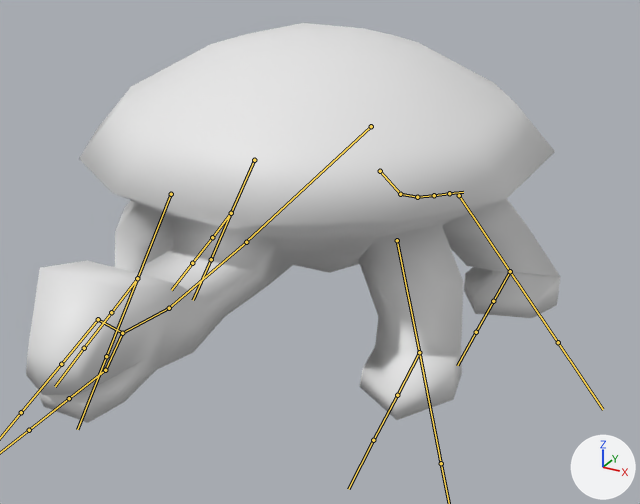
Two versions of the FBX model GDC GJ Jam/Assets/Models/turtle.fbx, one commit apart.
Before and after are seen from a 50 mm camera at (3.73, -6.71, 3.81) aimed at (0.2, -0.3, 0.61). Lighting does not change. The marker at lower right points along +X, +Y and +Z. The bones that bend it are drawn over the model as lines.

Objects in the first picture: 'Tortoise'.
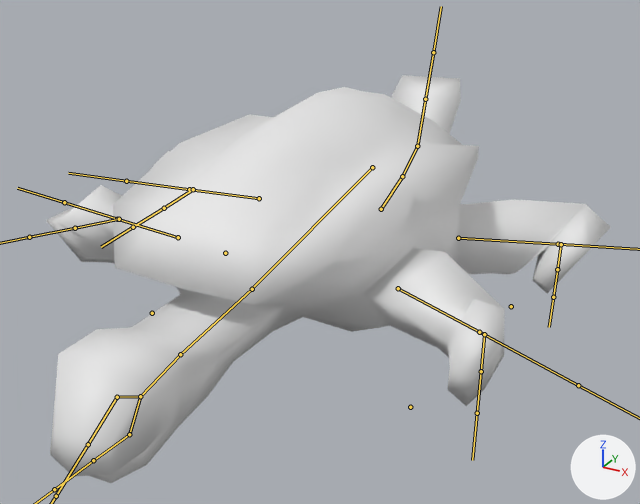
The newer file adds an action. The first version stands in its rest pose; the second is drawn at frame 40 of the action 'Armature|Death'.

Location of each change, [x1, y1, x2, y2] in pixels of the pictures (640 x 504 px):
'Tortoise', posed
    before: [26, 23, 560, 423]
    after: [46, 75, 611, 483]
bone 'body', root to tip
    before: (371, 126) to (246, 241)
    after: (372, 167) to (252, 288)
bone 'lower_neck', root to tip
    before: (246, 242) to (169, 308)
    after: (252, 289) to (180, 354)
bone 'upper_neck', root to tip
    before: (169, 308) to (122, 333)
    after: (180, 354) to (140, 396)
bone 'u_jaw', root to tip
    before: (98, 319) to (61, 364)
    after: (117, 397) to (88, 444)
bone 'l_jaw', root to tip
    before: (105, 370) to (69, 398)
    after: (129, 434) to (93, 460)
bone 'f_leg.L', root to tip
    before: (397, 240) to (419, 352)
    after: (398, 288) to (479, 332)
bone 'r_leg.L', root to tip
    before: (459, 195) to (510, 271)
    after: (458, 238) to (558, 244)
bone 'tail_base', root to tip
    before: (380, 171) to (400, 194)
    after: (381, 209) to (402, 176)
bone 'tail_tip', root to tip
    before: (417, 197) to (434, 195)
    after: (417, 146) to (425, 99)
bone 'f_IK.L', root to tip
    before: (419, 352) to (420, 352)
    after: (410, 407) to (411, 406)
bone 'f_foot.L', root to tip
    before: (419, 352) to (397, 395)
    after: (484, 334) to (481, 371)
bone 'r_IK.L', root to tip
    before: (510, 271) to (510, 271)
    after: (511, 306) to (511, 306)
bone 'r_foot.L', root to tip
    before: (510, 271) to (493, 301)
    after: (561, 244) to (557, 269)
bone 'f_leg.R', root to tip
    before: (171, 194) to (137, 278)
    after: (178, 237) to (117, 219)
bone 'r_leg.R', root to tip
    before: (254, 160) to (231, 213)
    after: (259, 198) to (189, 189)
bone 'f_IK.R', root to tip
    before: (137, 278) to (138, 278)
    after: (152, 313) to (152, 312)
bone 'f_foot.R', root to tip
    before: (137, 278) to (111, 312)
    after: (119, 219) to (75, 228)
bone 'r_IK.R', root to tip
    before: (231, 213) to (231, 213)
    after: (225, 253) to (226, 252)
bone 'r_foot.R', root to tip
    before: (231, 213) to (212, 237)
    after: (193, 189) to (164, 208)

The change in detail:
Bone 'body' (bone_body) moves from (0.0, 0.0, 0.0) to (0.0, 0.02, 0.45).
Bone 'lower_neck' (bone_lower_neck) turns from (0, 0, 0) to (2, -2, 2) degrees about its own x, y and z.
Bone 'upper_neck' (bone_upper_neck) turns from (0, 0, 0) to (-15, -1, 1) degrees about its own x, y and z.
Bone 'u_jaw' (bone_u_jaw) turns from (0, 0, 0) to (14, -6, 4) degrees about its own x, y and z.
Bone 'l_jaw' (bone_l_jaw) turns from (0, 0, 0) to (18, 9, -3) degrees about its own x, y and z.
Bone 'f_leg.L' (bone_f_leg_l) moves from (0.0, 0.0, 0.0) to (0.21, 0.4, -0.04).
Bone 'f_leg.L' (bone_f_leg_l) turns from (0, 0, 0) to (-11, 30, 60) degrees about its own x, y and z.
Bone 'r_leg.L' (bone_r_leg_l) moves from (0.0, 0.0, 0.0) to (0.1, 0.38, -0.22).
Bone 'r_leg.L' (bone_r_leg_l) turns from (0, 0, 0) to (50, -23, 11) degrees about its own x, y and z.
Bone 'tail_base' (bone_tail_base) moves from (0.0, 0.0, 0.0) to (0.12, 0.31, -0.3).
Bone 'tail_base' (bone_tail_base) turns from (0, 0, 0) to (41, -6, 22) degrees about its own x, y and z.
Bone 'tail_tip' (bone_tail_tip) turns from (0, 0, 0) to (31, -8, 0) degrees about its own x, y and z.
Bone 'f_IK.L' (bone_f_ik_l) moves from (0.0, 0.0, 0.0) to (0.01, -0.15, -0.43).
Bone 'f_IK.L' (bone_f_ik_l) turns from (0, 0, 0) to (-5, -1, -1) degrees about its own x, y and z.
Bone 'f_foot.L' (bone_f_foot_l) moves from (0.0, 0.0, 0.0) to (-0.66, -0.28, 0.68).
Bone 'f_foot.L' (bone_f_foot_l) turns from (0, 0, 0) to (15, 64, 33) degrees about its own x, y and z.
Bone 'r_IK.L' (bone_r_ik_l) moves from (0.0, 0.0, 0.0) to (0.0, 0.15, -0.45).
Bone 'r_IK.L' (bone_r_ik_l) turns from (0, 0, 0) to (-4, 0, 0) degrees about its own x, y and z.
Bone 'r_foot.L' (bone_r_foot_l) moves from (0.0, 0.0, 0.0) to (-0.42, -0.22, 0.72).
Bone 'r_foot.L' (bone_r_foot_l) turns from (0, 0, 0) to (7, 55, 20) degrees about its own x, y and z.
Bone 'f_leg.R' (bone_f_leg_r) moves from (0.0, 0.0, 0.0) to (-0.02, 0.4, -0.21).
Bone 'f_leg.R' (bone_f_leg_r) turns from (0, 0, 0) to (24, 21, -59) degrees about its own x, y and z.
Bone 'r_leg.R' (bone_r_leg_r) moves from (0.0, 0.0, 0.0) to (0.04, 0.38, 0.24).
Bone 'r_leg.R' (bone_r_leg_r) turns from (0, 0, 0) to (-54, 2, -12) degrees about its own x, y and z.
Bone 'f_IK.R' (bone_f_ik_r) moves from (0.0, 0.0, 0.0) to (0.0, 0.17, -0.44).
Bone 'f_IK.R' (bone_f_ik_r) turns from (0, 0, 0) to (-3, 0, 0) degrees about its own x, y and z.
Bone 'f_foot.R' (bone_f_foot_r) moves from (0.0, 0.0, 0.0) to (0.46, -0.54, 0.7).
Bone 'f_foot.R' (bone_f_foot_r) turns from (0, 0, 0) to (28, -47, -58) degrees about its own x, y and z.
Bone 'r_IK.R' (bone_r_ik_r) moves from (0.0, 0.0, 0.0) to (0.01, -0.15, -0.43).
Bone 'r_foot.R' (bone_r_foot_r) moves from (0.0, 0.0, 0.0) to (0.38, -0.25, 0.65).
Bone 'r_foot.R' (bone_r_foot_r) turns from (0, 0, 0) to (9, -49, -24) degrees about its own x, y and z.
